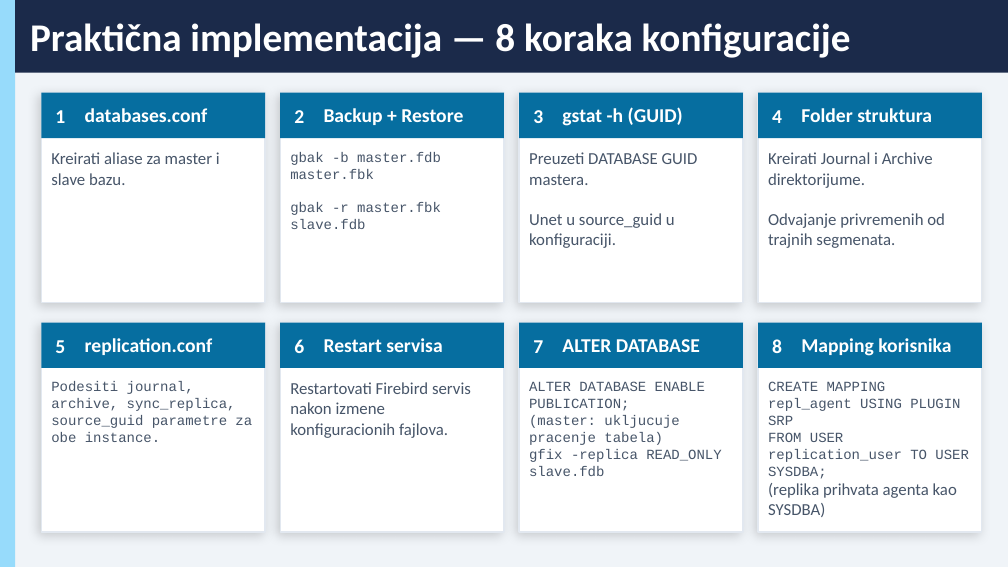
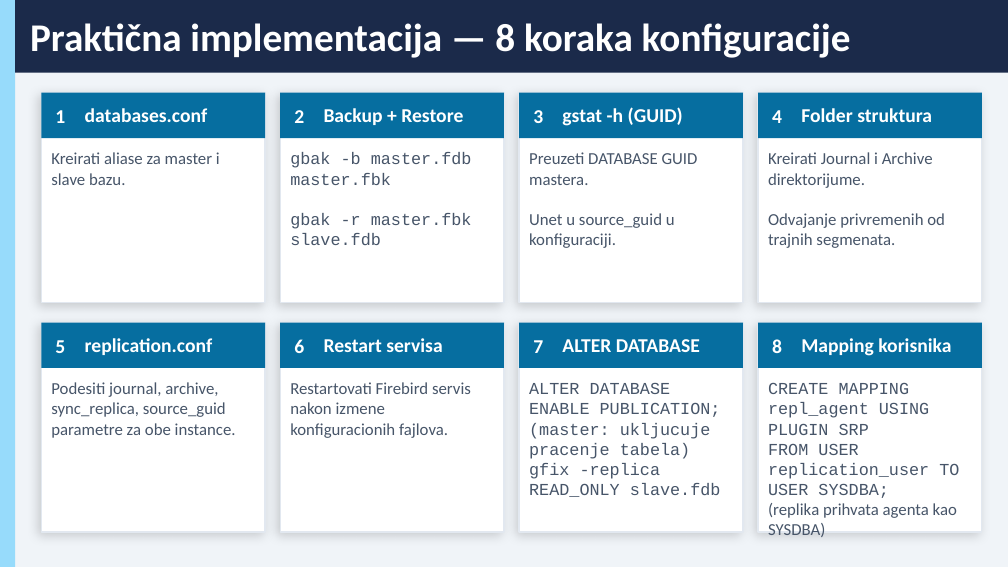
Before and after one commit to jefimija-stamenovic/subp, a slide deck: slide 9 of seminarski-3/Replikacija podataka (replication and mirroring) kod Firebird baze podataka.pptx. Drawn at 1008x567 pixels with LibreOffice and Linux fonts; fonts in the diff are those of the drawing. Boxes give left, top, right and bottom in pixels: in the first picture for what was removed or moved away, otherwise in the second. Text is boxed around its words. In the diff, an @@ line names an element or a change of style, - is before the commit and + after.

```diff
--- a/seminarski-3/Replikacija podataka (replication and mirroring) kod Firebird baze podataka.pptx
+++ b/seminarski-3/Replikacija podataka (replication and mirroring) kod Firebird baze podataka.pptx
@@ text "gbak -b master.fdb master.fbk" at box(290, 152, 472, 245): size 10 to 12 pt @@
@@ text "Podesiti journal, archive, sync_replica, source_guid ..." at box(51, 382, 236, 438): size 10 to 12 pt, font Courier New to Calibri @@
@@ text "ALTER DATABASE ENABLE PUBLICATION;" at box(529, 383, 721, 497): size 10 to 12 pt @@
@@ text at box(768, 383, 959, 498): size 10 to 12 pt in "CREATE MAPPING repl_agent USING PLUGIN SRP", "FROM USER replication_user TO USER SYSDBA;" @@
```
Also in this commit, not shown: 8 other slides changed, 5 other files.
